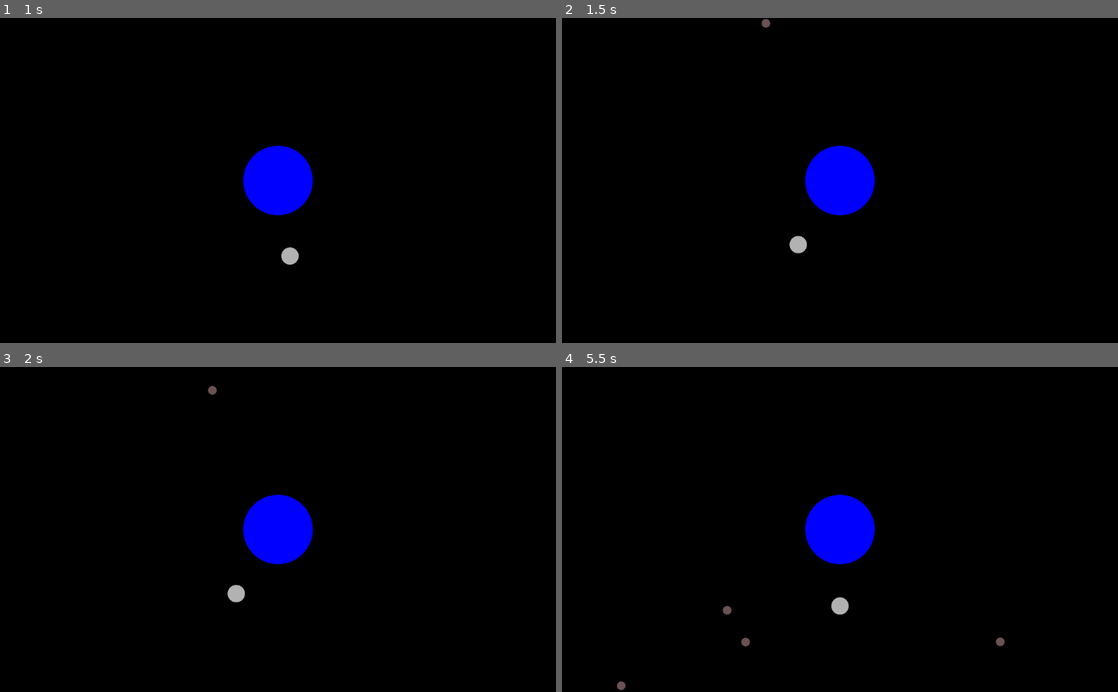
Above: before the commit, frames 1-4 (two rows, left to right).
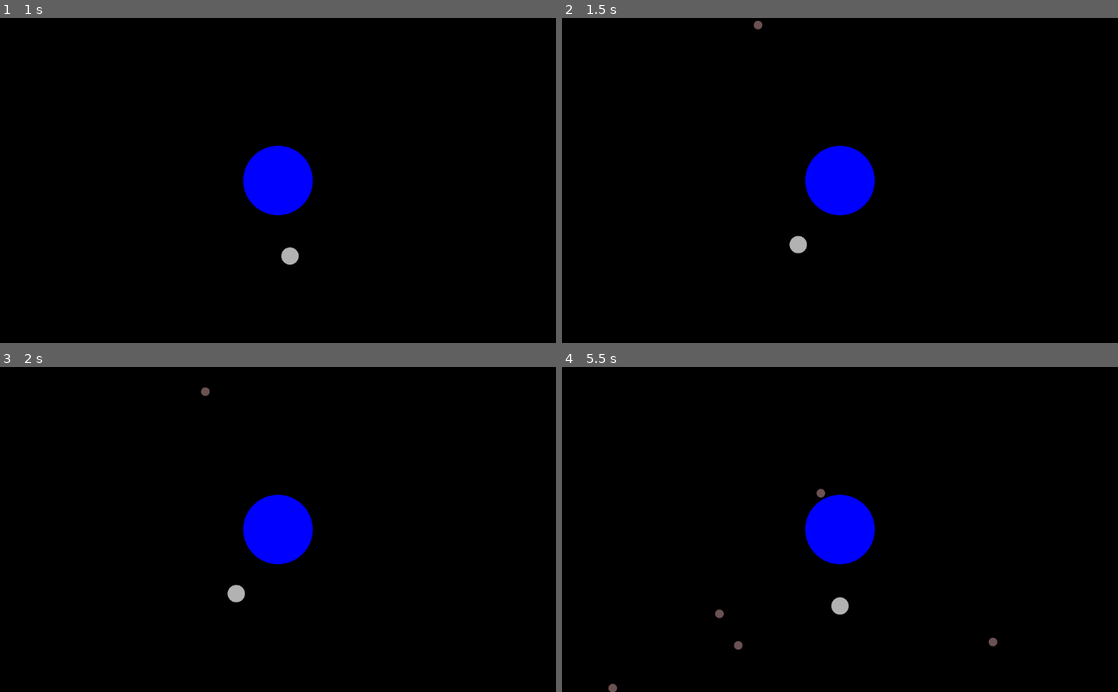
Above: after the commit, the same moments.

Repository: kreivi/Kuumela
Game: Godot game, scene res://main/main.tscn
Two runs of this game, one before a commit and one after it. Both use one fixed random seed, a clock stepped at 60 frames per second and the inputs below.
Inputs:
- Up to frame 1 (1 s): tap Enter at 0.5 s; hold D (clockwise) from 0.53 s (still down)
- Up to frame 2 (1.5 s): release D (clockwise) at 1.28 s; tap A (counter_clockwise) at 1.35 s
- Up to frame 3 (2 s): no input
- Up to frame 4 (5.5 s): hold D (clockwise) 2.03-2.78 s; tap A (counter_clockwise) at 2.85, 4.35 s; hold D (clockwise) 3.53-4.28 s; hold D (clockwise) from 5.03 s (still down)

Frame 1 is identical in both runs. In frame 2, less than 0.1% of the frame differs, in the area x 34-38%, y 0-4%; in frame 3, less than 0.1%; in frame 4, 0.3%, in the area x 8-80%, y 37-100%.

Commit message:
Changed node configuration

Diff:
--- a/world/world.tscn
+++ b/world/world.tscn
@@ -14,7 +14,8 @@
 Asteroid = ExtResource( 3 )
 
 [node name="Earth" parent="." instance=ExtResource( 1 )]
-position = Vector2( 512, 288 )
+position = Vector2( 544, 280 )
+rotation_speed = 10
 
 [node name="Camera2D" type="Camera2D" parent="Earth"]
 current = true
@@ -26,7 +27,6 @@
 curve = SubResource( 1 )
 
 [node name="AsteroidSpawnLocation" type="PathFollow2D" parent="AsteroidPath"]
-position = Vector2( -1.05602, -1.41223 )
-rotation = -0.00145988
+position = Vector2( -596.823, -360 )
 offset = 0.00390625
 [connection signal="timeout" from="AsteroidSpawner" to="." method="_on_AsteroidSpawner_timeout"]
